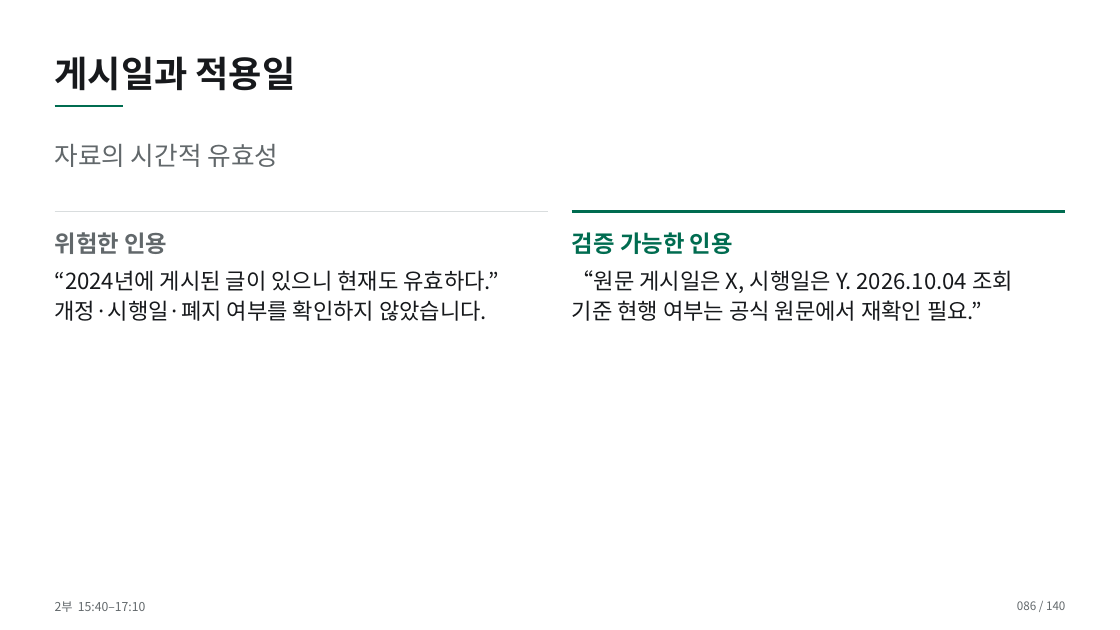
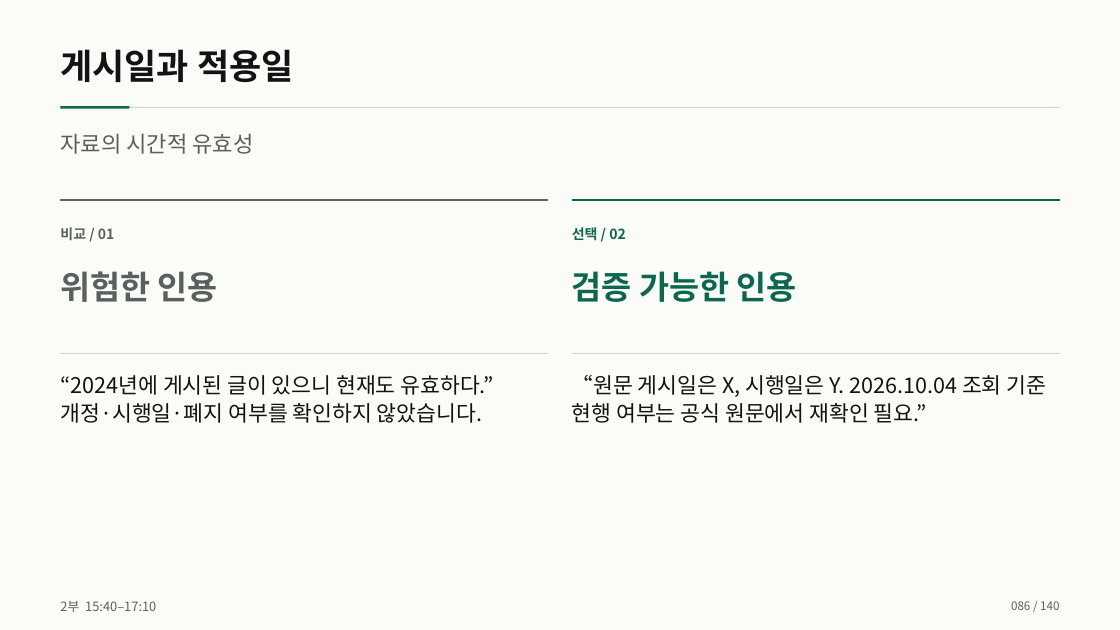
Before and after one commit to smilesjcha/how-to-work-better, a slide deck: slide 86 of lectures/20261007-daeryzen-ai-office/output/daeryzen-ai-office-20261007.pptx. Drawn at 1120x630 pixels with LibreOffice and Linux fonts; fonts in the diff are those of the drawing. Boxes give left, top, right and bottom in pixels: in the first picture for what was removed or moved away, otherwise in the second. Text is boxed around its words. In the diff, an @@ line names an element or a change of style, - is before the commit and + after.

Commit message:
Refactor Daeryzen lecture presentation design

```diff
--- a/lectures/20261007-daeryzen-ai-office/output/daeryzen-ai-office-20261007.pptx
+++ b/lectures/20261007-daeryzen-ai-office/output/daeryzen-ai-office-20261007.pptx
@@ background #FFFFFF to #FBFBF8 @@
@@ text "게시일과 적용일" at box(60, 49, 294, 82): size 31 to 30 pt, text colour #17191C to #111315; line spacing 1.12 to 1.1 @@
@@ line removed from (55, 106) to (124, 106) @@
@@ line added from (60, 108) to (1060, 108), #CED4D1 0.8 pt @@
@@ rectangle added at box(60, 106, 129, 108), fill #0B684F @@
@@ text "자료의 시간적 유효성": place and size @@
-text "자료의 시간적 유효성" at box(55, 144, 278, 167)
+text "자료의 시간적 유효성" at box(60, 133, 253, 154)
@@ text "자료의 시간적 유효성" at box(60, 133, 253, 154): size 22 to 19 pt, text colour #62686B to #59615F; line spacing 1.12 to 1.1 @@
@@ line moved from (572, 212) - (1065, 212) to (60, 200) - (549, 200) @@
@@ line (60, 200) - (549, 200): stroke #006C50 2.2 pt to #59615F 2.2 pt @@
@@ line added from (572, 200) to (1060, 200), #0B684F 2.2 pt @@
@@ line removed from (55, 212) to (549, 212) @@
@@ text added at box(60, 227, 115, 241), 12 pt, text #59615F, bold @@
+비교 / 01
@@ text added at box(572, 227, 626, 241), 12 pt, text #0B684F, bold @@
+선택 / 02
@@ text "위험한 인용": place and size @@
-text "위험한 인용" at box(55, 232, 167, 254)
+text "위험한 인용" at box(60, 271, 218, 302)
@@ text "위험한 인용" at box(60, 271, 218, 302): size 20 to 28 pt, text colour #62686B to #59615F; line spacing 1.12 to 1.1 @@
@@ text "검증 가능한 인용": place and size @@
-text "검증 가능한 인용" at box(572, 232, 733, 254)
+text "검증 가능한 인용" at box(572, 271, 797, 302)
@@ text "검증 가능한 인용" at box(572, 271, 797, 302): size 20 to 28 pt, text colour #006C50 to #0B684F; line spacing 1.12 to 1.1 @@
@@ line added from (60, 354) to (549, 354), #CED4D1 0.8 pt @@
@@ line added from (572, 354) to (1060, 354), #CED4D1 0.8 pt @@
@@ text "“2024년에 게시된 글이 있으니 현재도 ..." at box(60, 375, 494, 423): size 19 to 18.5 pt, text colour #17191C to #111315; line spacing 1.12 to 1.1 @@
@@ text "“2024년에 게시된 글이 있으니 현재도 ...": place and size @@
-text "“2024년에 게시된 글이 있으니 현재도 ..." at box(55, 270, 499, 321)
+text "“2024년에 게시된 글이 있으니 현재도 ..." at box(60, 375, 494, 423)
@@ text "“원문 게시일은 X, 시행일은 Y. ...": place and size @@
-text "“원문 게시일은 X, 시행일은 Y. ..." at box(572, 270, 1013, 321)
+text "“원문 게시일은 X, 시행일은 Y. ..." at box(572, 375, 1047, 423)
@@ text "“원문 게시일은 X, 시행일은 Y. ..." at box(572, 375, 1047, 423): size 19 to 18.5 pt, text colour #17191C to #111315; line spacing 1.12 to 1.1 @@
@@ text "2부 15:40–17:10" at box(60, 601, 156, 612): size 10.5 to 11 pt, text colour #62686B to #59615F; line spacing 1.12 to 1.1 @@
@@ text "086 / 140" at box(1011, 601, 1059, 610): text colour #62686B to #59615F; line spacing 1.12 to 1.1 @@
```
Also in this commit, not shown: 139 other slides changed, 12 other files.
